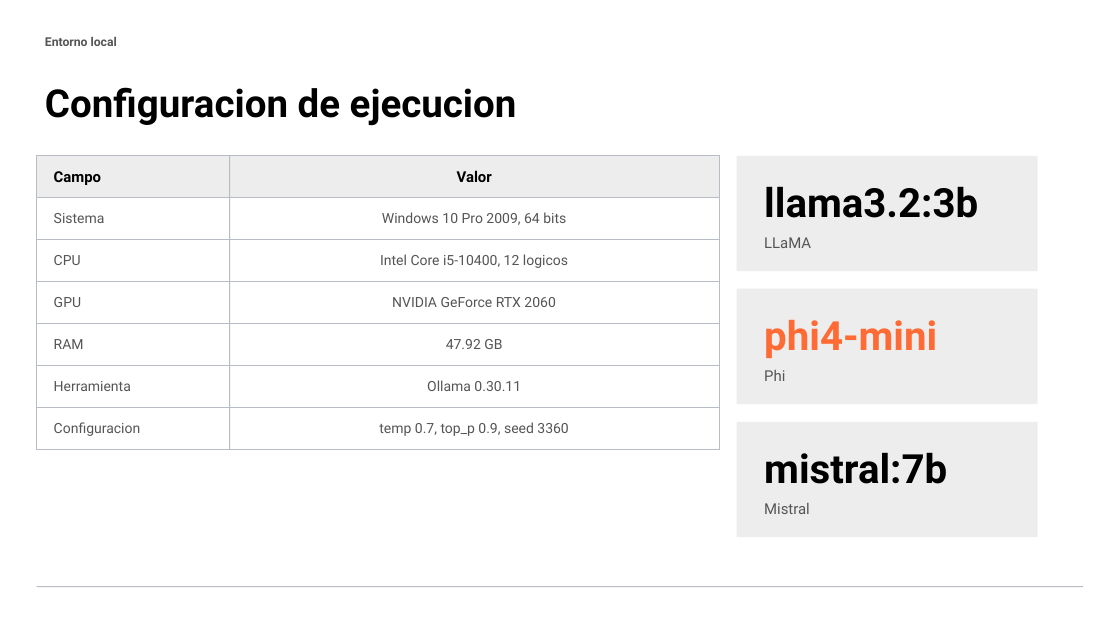
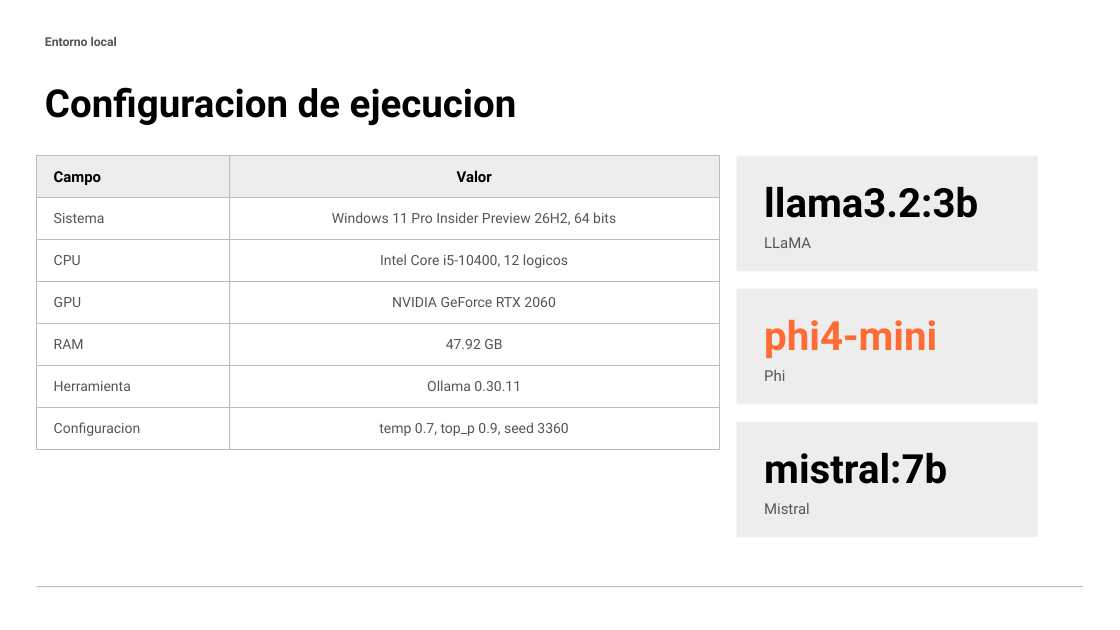
Before and after one commit to Brgonzal14/Tarea_3_deep_learning, a slide deck: slide 3 of outputs/tarea3_llms_locales.pptx. Drawn at 1120x630 pixels with LibreOffice and Linux fonts; fonts in the diff are those of the drawing. Boxes give left, top, right and bottom in pixels: in the first picture for what was removed or moved away, otherwise in the second. Text is boxed around its words. In the diff, an @@ line names an element or a change of style, - is before the commit and + after.

Commit message:
corrijo version de windows

```diff
--- a/outputs/tarea3_llms_locales.pptx
+++ b/outputs/tarea3_llms_locales.pptx
@@ text at [332,212,616,225]: text changed @@
-Windows 10 Pro 2009, 64 bits
+Windows 11 Pro Insider Preview 26H2, 64 bits
```
Also in this commit, not shown: 1 other slide changed, 3 other files.
